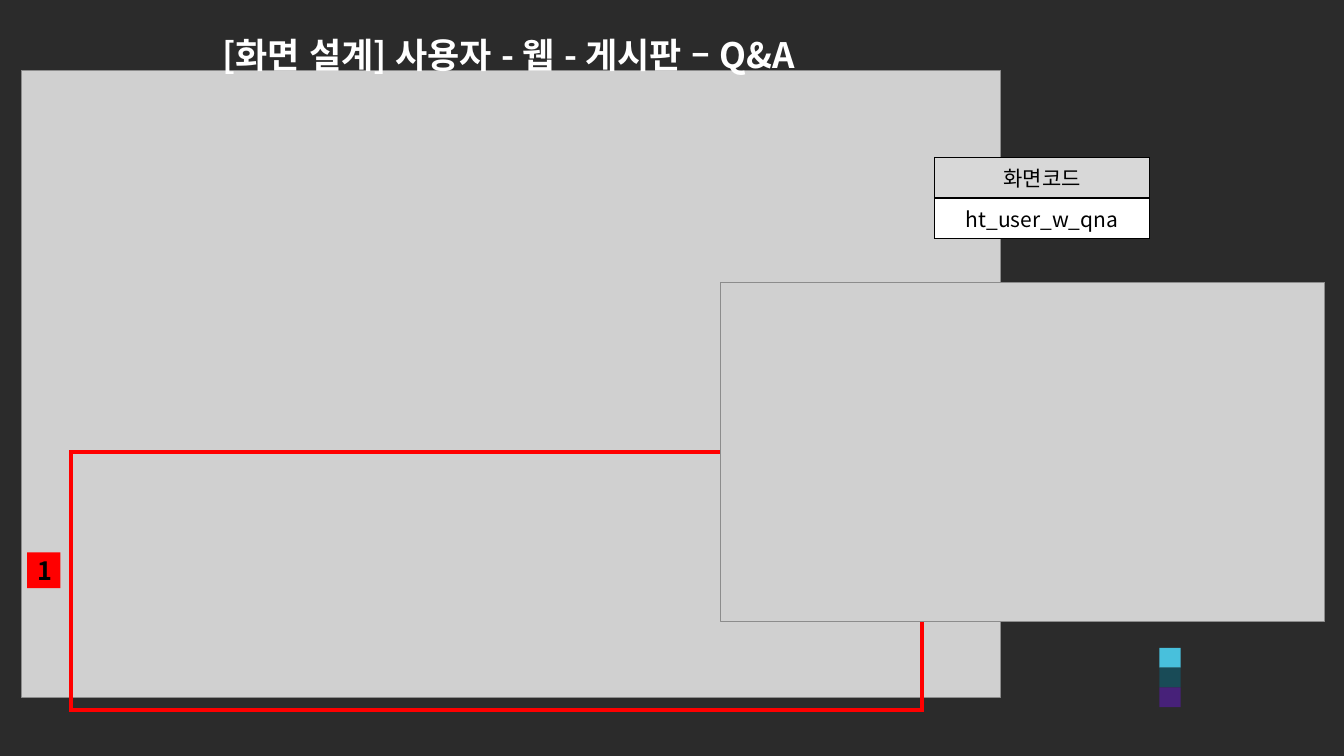
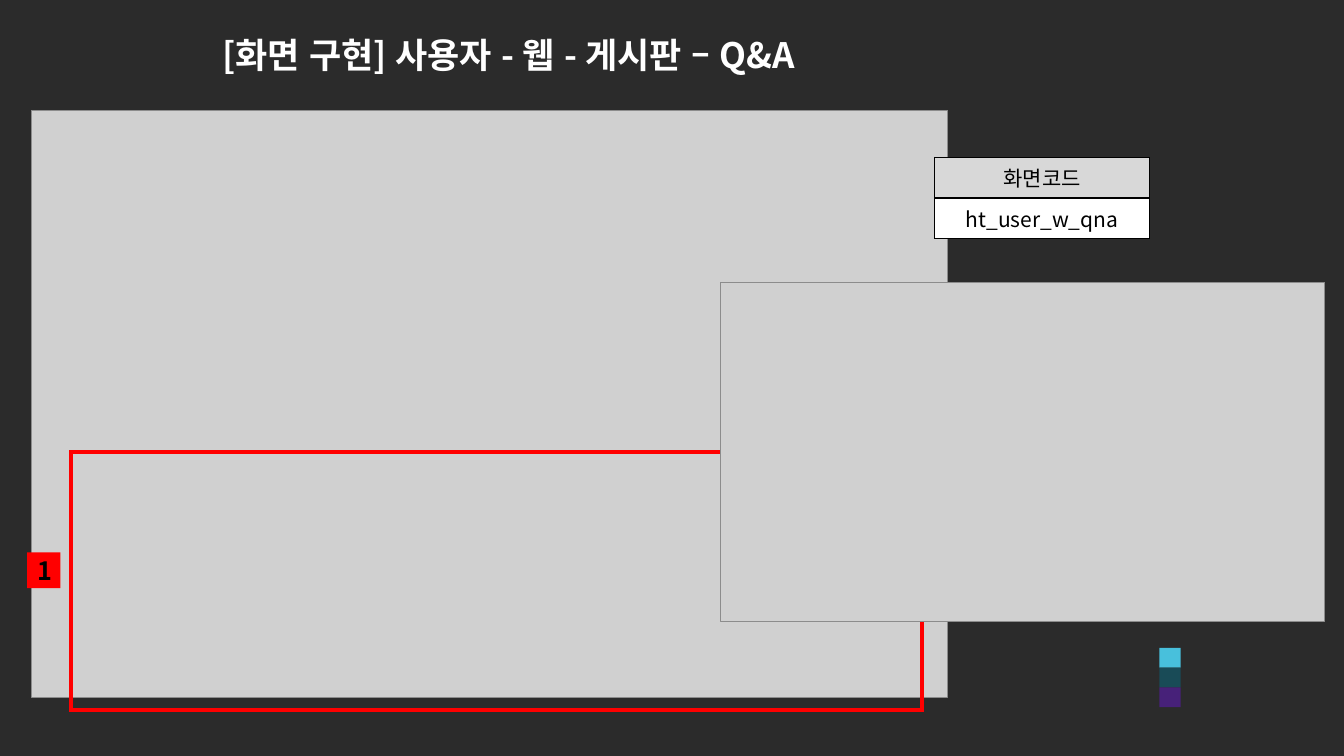
Before and after one commit to ezenteam2/e-Zone, a slide deck: slide 14 of 0 발표용 파워포인트/project05 - 파워포인트 종합 - 현태.pptx. Drawn at 1344x756 pixels with LibreOffice and Linux fonts; fonts in the diff are those of the drawing; grey boxes stand for pictures; background and template pictures are left out; a plain dark background stands for a picture behind light text. Boxes give left, top, right and bottom in pixels: in the first picture for what was removed or moved away, otherwise in the second. Text is boxed around its words. In the diff, an @@ line names an element or a change of style, - is before the commit and + after.

```diff
--- a/0 발표용 파워포인트/project05 - 파워포인트 종합 - 현태.pptx
+++ b/0 발표용 파워포인트/project05 - 파워포인트 종합 - 현태.pptx
@@ title at box(222, 38, 795, 75): text changed @@
-[화면 설계] 사용자 - 웹 - 게시판 – Q&A
+[화면 구현] 사용자 - 웹 - 게시판 – Q&A
@@ picture: place and size @@
-picture at box(22, 71, 1001, 698)
+picture at box(31, 110, 948, 697)
```
Also in this commit, not shown: 7 other slides changed.
